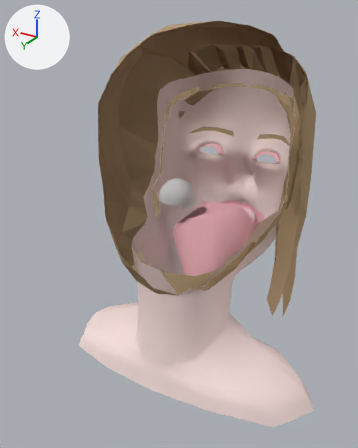
One commit to the Blender file blenderFiles/tia_complete.blend: the scene before it, then after it.
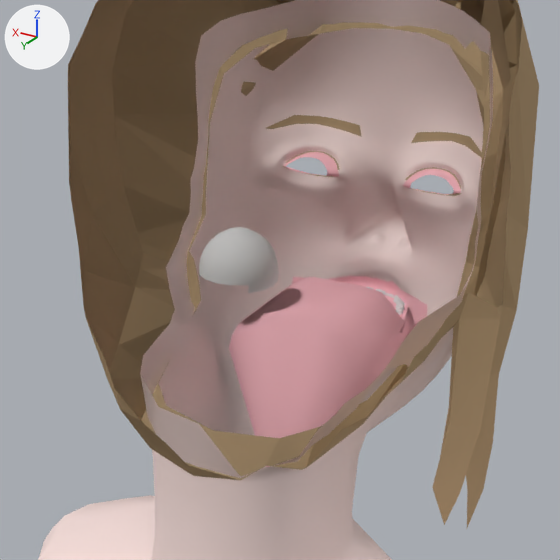
There are two pictures of each version: one whole from a 50 mm camera at (-10.23, 19.43, 6.78) aimed at (0.43, 1.66, -2.11), one close up on the part from 19% to 91% of the width and 16% to 74% of the height. Arrows for +X, +Y and +Z are at upper left; the lights stay in place. Everything nearer to the camera than a plane just in front of the edit is cut away. The same objects are shown in both versions, whatever each file hides.

Objects in the first close-up: 'eyePlane', 'facePlane', 'hairPlane', 'insideMouth'.
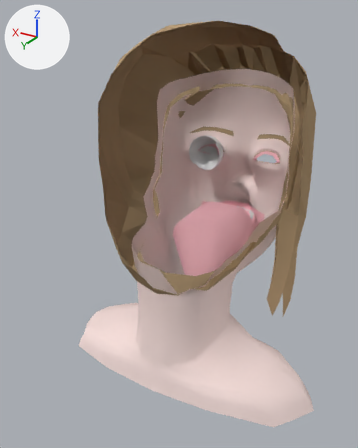
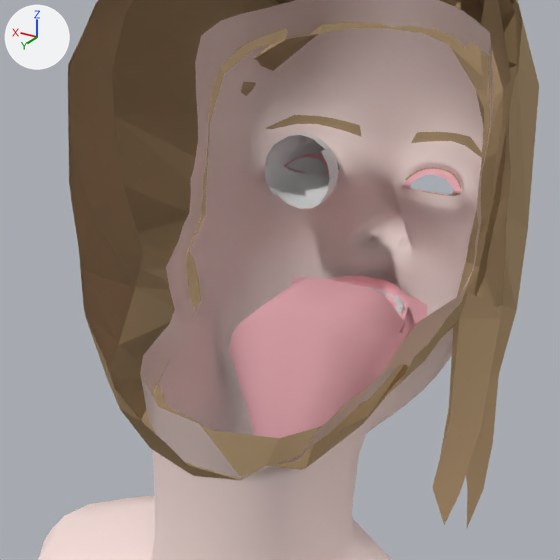
Changed parts and their boxes (x1, y1, x2, y2) in the close-ups (560 x 560 px):
```json
{"object": "eyePlane", "change": "moved, turned", "before": [199, 227, 279, 293], "after": [264, 134, 339, 209]}
```

Edits to the scene script, one JSON object a line:
```json
{"op": "set", "path": "ob_eyeplane.location", "old": "(0.0, 0.0, 0.0)", "new": "(0.0, -4.51, 0.0)"}
{"op": "set", "path": "ob_eyeplane.rotation_euler", "old": "(0.0, 0.0, 0.0)", "new": "(1.571, 0.0, 0.0)", "note": "degrees (0, 0, 0) -> degrees (90, 0, 0)"}
```
